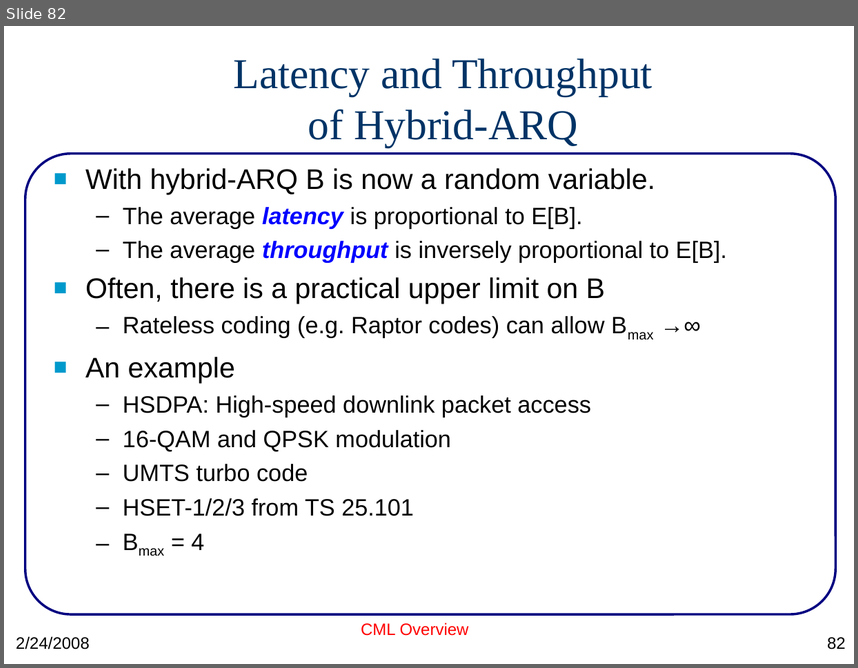
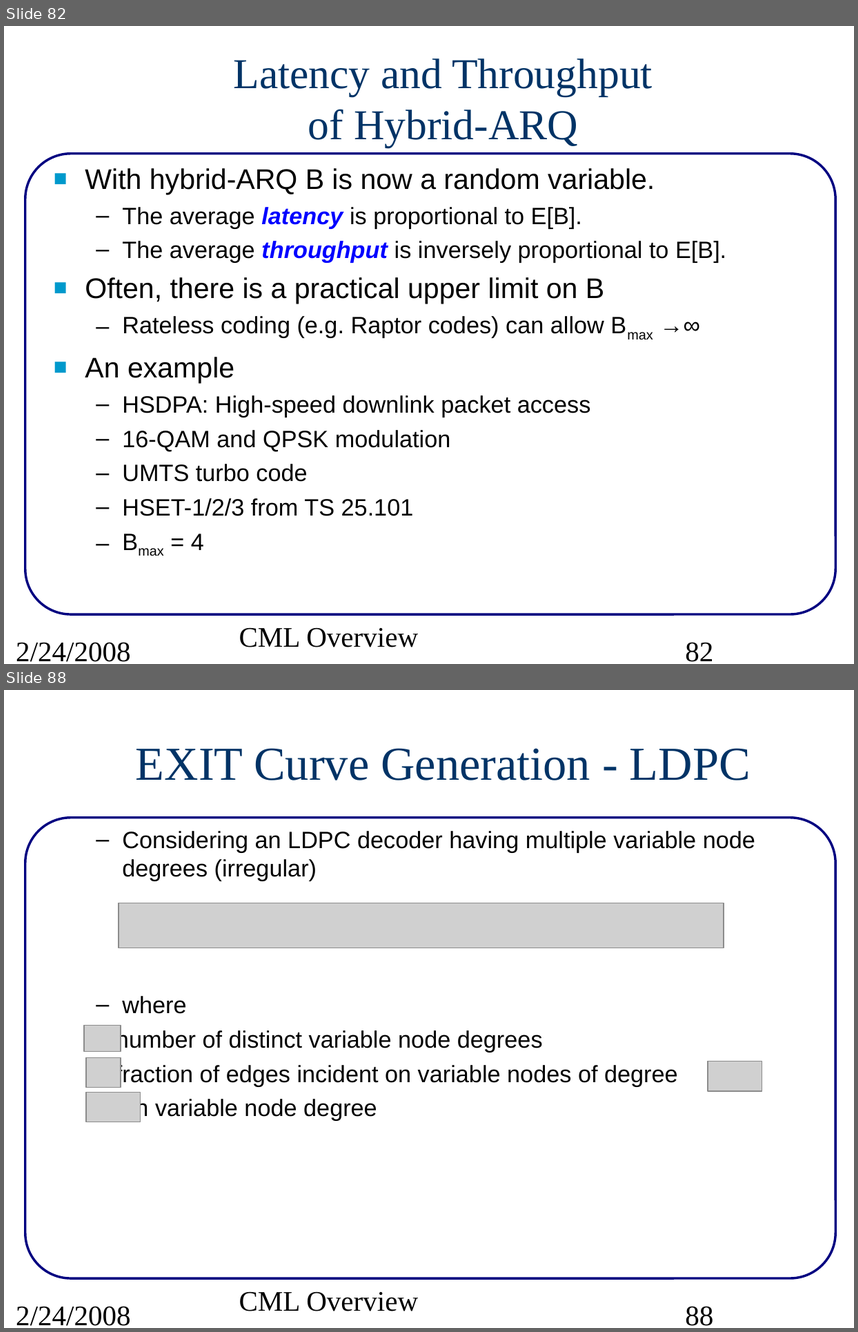
Before and after one commit to marcusmueller/iscml, a slide deck: pcs/projects/cml/doc/src/CMLoverview.ppt. Shown one above the other, each under a label of ours: slide 82 before the commit, slides 82 and 88 after it; the slides between them are not shown. The pictures are 858x668 and 858x1332 pixels, drawn with LibreOffice and Linux fonts; fonts in the diff are those of the drawing; grey boxes stand for pictures. Boxes give left, top, right and bottom in pixels: in the first picture for what was removed or moved away, otherwise in the second. Text is boxed around its words. In the diff, an @@ line names an element or a change of style, - is before the commit and + after.

Commit message:
fixed formatting in cml/doc/readme.pdf.  First draft of EXIT documentation in CMLoverview.ppt

```diff
--- a/pcs/projects/cml/doc/src/CMLoverview.ppt
+++ b/pcs/projects/cml/doc/src/CMLoverview.ppt
@@ slide 88 added at <box>4,690,854,1328</box>, background #FFFFFF; not listed: 1 template element that a slide beside it also shows @@
@@ title added at <box>136,748,751,780</box>, 40 pt, text #003366 @@
+EXIT Curve Generation - LDPC
@@ text added at <box>116,831,755,1121</box>, 20 pt, text #000000 @@
+  – Considering an LDPC decoder having multiple variable node degrees (irregular)
+  – where
+  number of distinct variable node degrees
+  fraction of edges incident on variable nodes of degree
+  i-th variable node degree
@@ picture added at <box>119,903,724,949</box> @@
@@ picture added at <box>84,1025,121,1052</box> @@
@@ picture added at <box>87,1057,121,1087</box> @@
@@ picture added at <box>708,1061,762,1090</box> @@
@@ picture added at <box>87,1092,141,1122</box> @@
@@ text added at <box>16,1305,131,1325</box>, 24 pt, text #000000 @@
+2/24/2008
@@ text added at <box>239,1291,418,1311</box>, 24 pt, text #000000 @@
+CML Overview
@@ page number added at <box>685,1305,713,1325</box>, 24 pt, text #000000 @@
+88
@@ slide 82 changed as well @@
@@ text "With hybrid-ARQ B is now ..." at <box>85,168,726,550</box>: indent changed @@
@@ text "CML Overview" at <box>239,627,418,647</box>: size 14 to 24 pt, font Arial to Times New Roman, text colour #FF0000 to #000000; alignment centre to left; less space between paragraphs @@
@@ text "2/24/2008" at <box>16,641,131,661</box>: size 14 to 24 pt, font Arial to Times New Roman; less space between paragraphs @@
@@ page number at <box>685,641,713,661</box>: size 14 to 24 pt, font Arial to Times New Roman; alignment right to left; less space between paragraphs @@
```
Also in this commit, not shown: 83 other slides changed, 7 other slides added, 2 other files.
